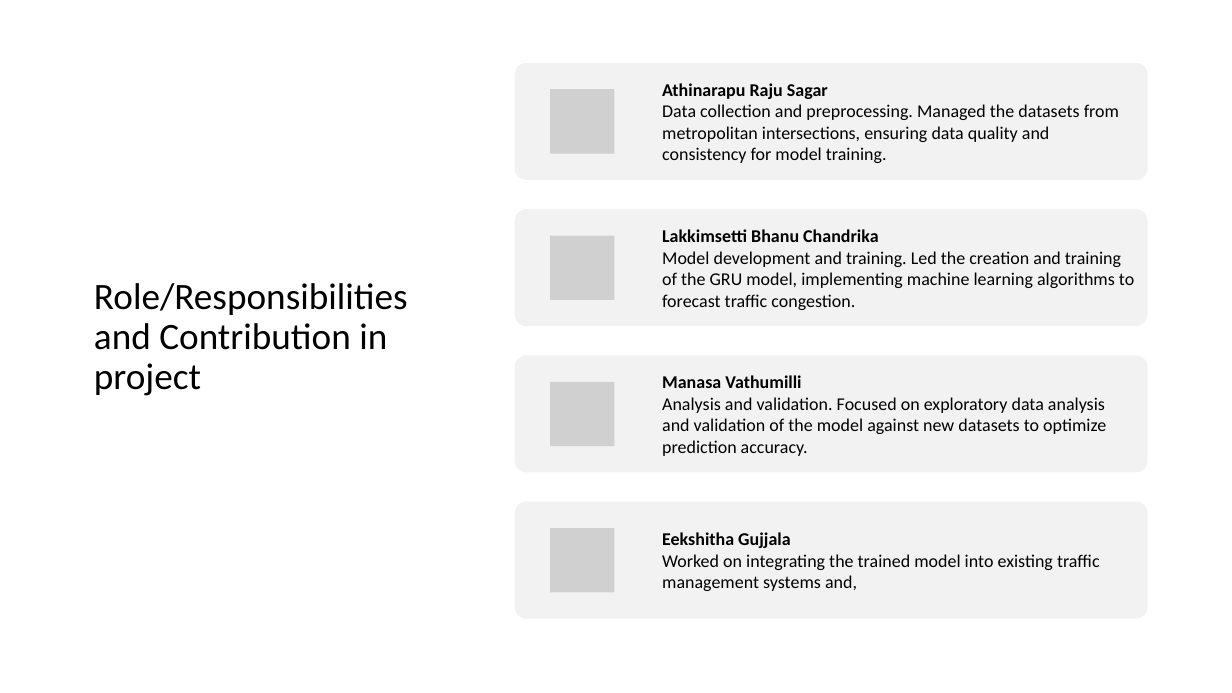
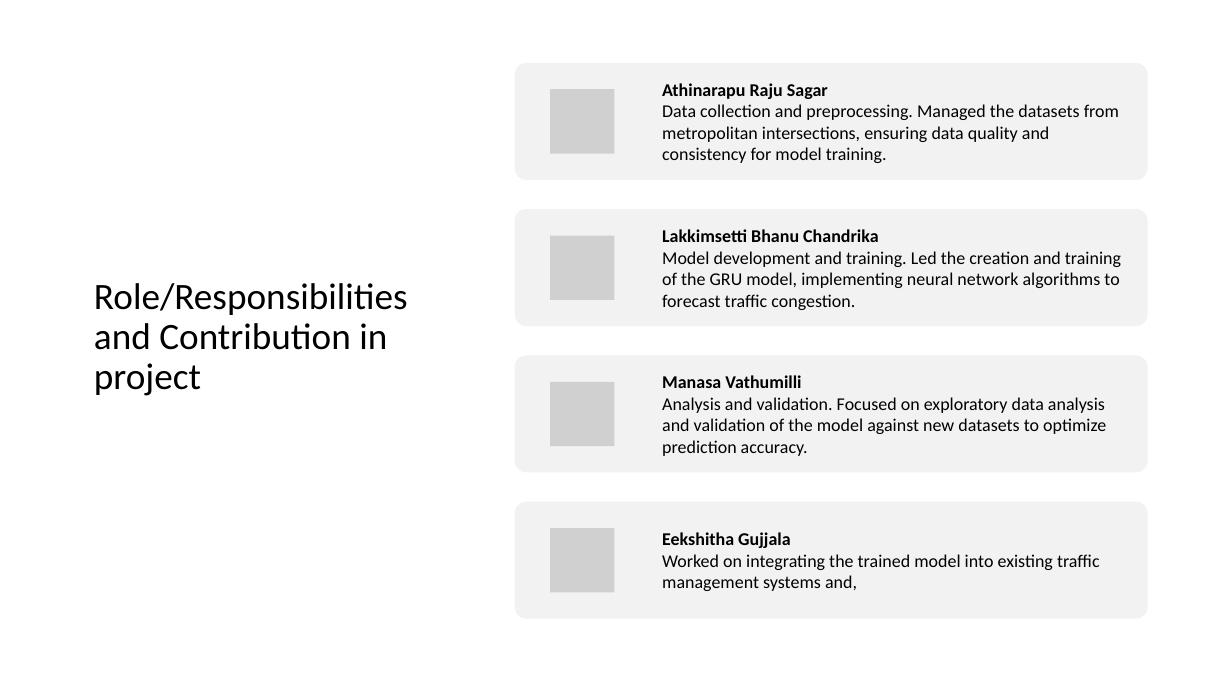
Before and after one commit to bhanuchandrika99/NNDL_Final_Project, a slide deck: slide 3 of Presentation.pptx. Drawn at 1232x693 pixels with LibreOffice and Linux fonts; fonts in the diff are those of the drawing; grey boxes stand for pictures. Boxes give left, top, right and bottom in pixels: in the first picture for what was removed or moved away, otherwise in the second. Text is boxed around its words. In the diff, an @@ line names an element or a change of style, - is before the commit and + after.

```diff
--- a/Presentation.pptx
+++ b/Presentation.pptx
@@ text at (662,229,1121,310): text changed @@
-Lakkimsetti Bhanu Chandrika
-Model development and training. Led the creation and training of the GRU model, implementing machine learning algorithms to forecast traffic congestion.
+Lakkimsetti Bhanu Chandrika
+Model development and training. Led the creation and training of the GRU model, implementing neural network algorithms to forecast traffic congestion.
```
Also in this commit, not shown: 6 other slides changed.
